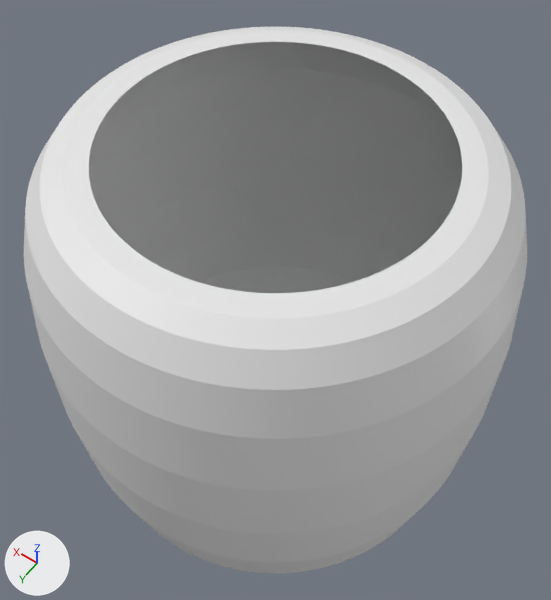
What one commit did to the Blender file blend/barrel.blend.
Before and after are seen from a 50 mm lens placed at (-0.591, 0.826, 1.377), pointed at (0.022, -0.031, 0.03). The axes (+X, +Y, +Z) are drawn at lower left. The lights are the same throughout.

Objects in the first picture: 'Barrel'.
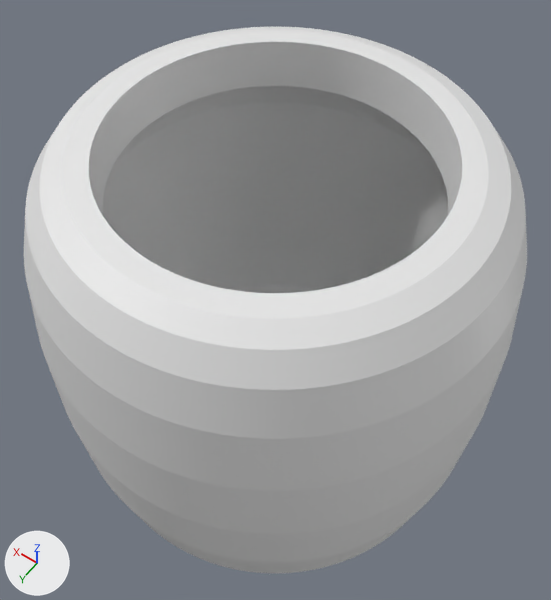
Commit message: barrel's lid is changed

Boxes [x1, y1, x2, y2] around the edits, measured in the pictures (551 x 600 px):
```json
{"object": "Barrel", "change": "modifiers changed", "before": [24, 27, 527, 573], "after": [24, 27, 527, 573]}
```

Edits to the scene script, one JSON object a line:
```json
{"op": "add", "block": "ob_barrel", "code": "_m = ob_barrel.modifiers.new('Solidify', 'SOLIDIFY')"}
{"op": "add", "block": "ob_barrel", "code": "_m.thickness = 0.1"}
{"op": "add", "block": "ob_barrel", "code": "_m.nonmanifold_thickness_mode = 'FIXED'"}
{"op": "add", "block": "ob_barrel", "code": "_m.nonmanifold_merge_threshold = 0.0003"}
```
